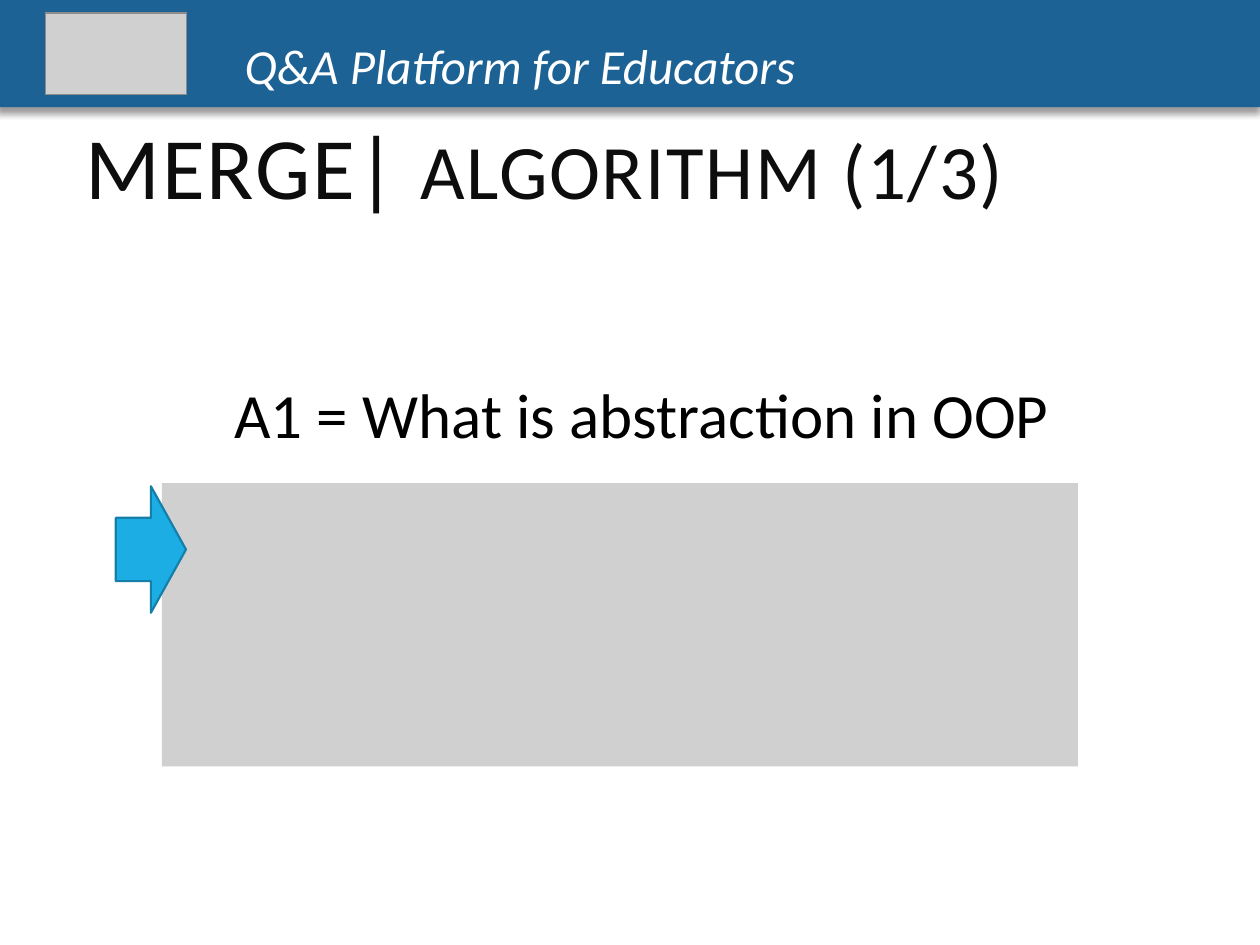
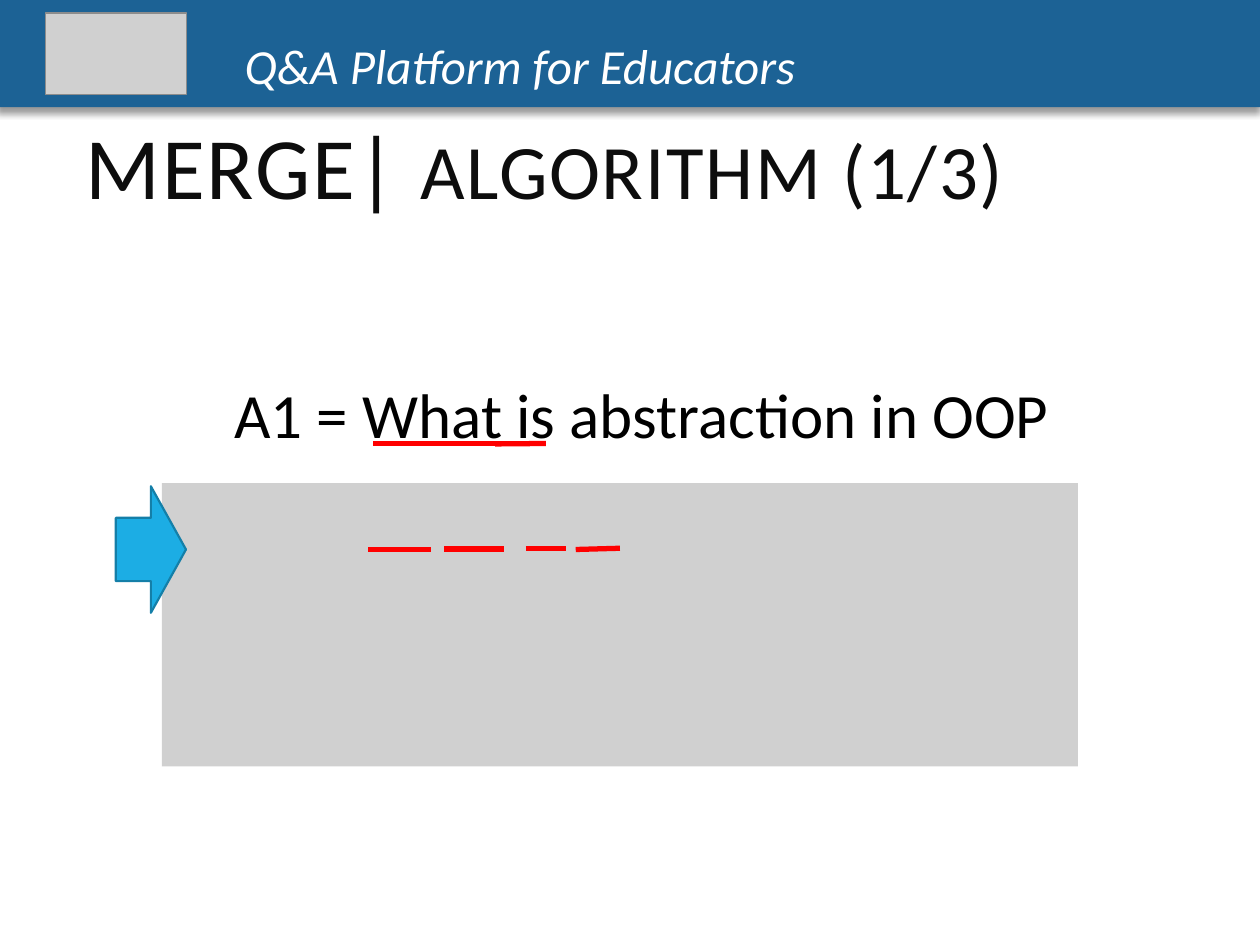
Before and after one commit to CapstoneTeam11/Document, a slide deck: slide 43 of Q-A-PLATFORM-FOR-EDUCATORS-1 (1).pptx. Drawn at 1260x945 pixels with LibreOffice and Linux fonts; fonts in the diff are those of the drawing; grey boxes stand for pictures. Boxes give left, top, right and bottom in pixels: in the first picture for what was removed or moved away, otherwise in the second. Text is boxed around its words. In the diff, an @@ line names an element or a change of style, - is before the commit and + after.

```diff
--- a/Q-A-PLATFORM-FOR-EDUCATORS-1 (1).pptx
+++ b/Q-A-PLATFORM-FOR-EDUCATORS-1 (1).pptx
@@ line added from (373, 444) to (454, 444), #FF0000 3 pt @@
@@ line added from (433, 444) to (494, 444), #FF0000 3 pt @@
@@ line added from (465, 444) to (505, 444), #FF0000 3 pt @@
@@ line added from (495, 444) to (546, 444), #FF0000 3 pt @@
@@ line added from (368, 549) to (431, 549), #FF0000 3 pt @@
@@ line added from (445, 549) to (504, 549), #FF0000 3 pt @@
@@ line added from (525, 548) to (566, 548), #FF0000 3 pt @@
@@ line added from (576, 549) to (620, 548), #FF0000 3 pt @@
```
Also in this commit, not shown: 2 other slides changed.
